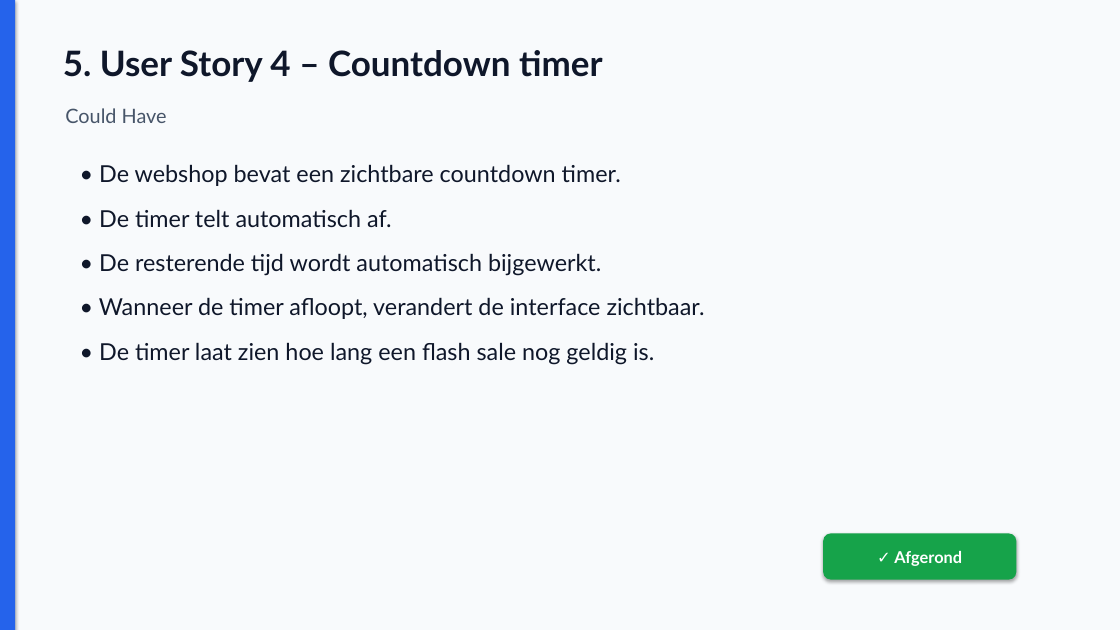
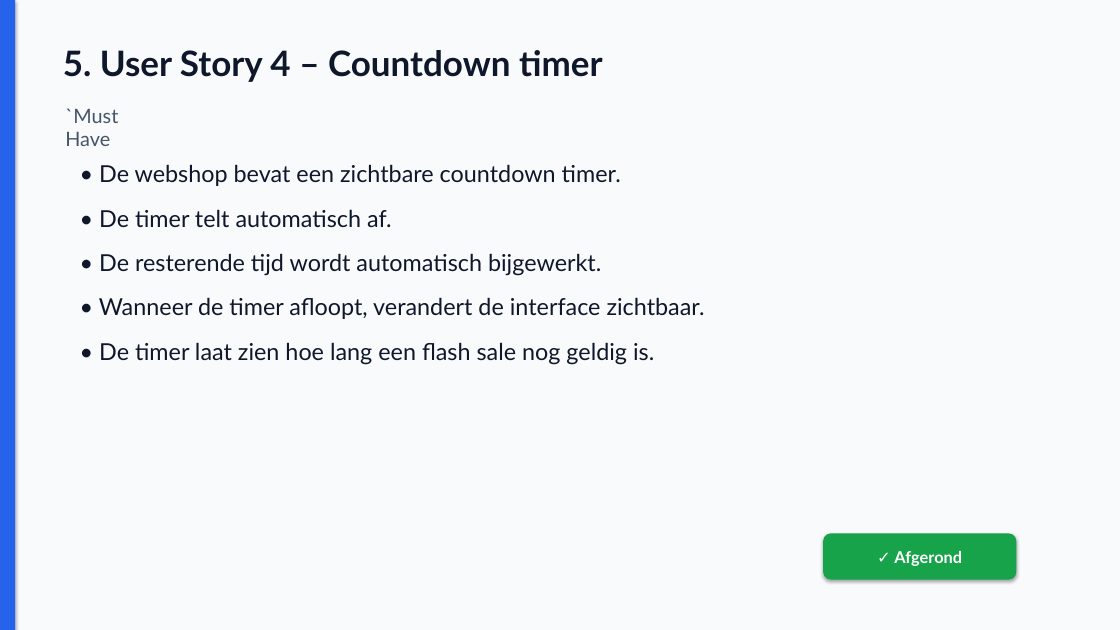
Before and after one commit to shiveshramdhan/Project-Ecommerce-2-Shiv-kad-tyg, a slide deck: slide 6 of documenten/WhiteMarket_Sprint_Review_S5.1.pptx. Drawn at 1120x630 pixels with LibreOffice and Linux fonts; fonts in the diff are those of the drawing. Boxes give left, top, right and bottom in pixels: in the first picture for what was removed or moved away, otherwise in the second. Text is boxed around its words. In the diff, an @@ line names an element or a change of style, - is before the commit and + after.

```diff
--- a/documenten/WhiteMarket_Sprint_Review_S5.1.pptx
+++ b/documenten/WhiteMarket_Sprint_Review_S5.1.pptx
@@ text at [65, 108, 118, 146]: text changed @@
-Could Have
+`Must Have
```
Also in this commit, not shown: 1 other slide changed, 1 slide added, 1 slide removed, 1 other file.
